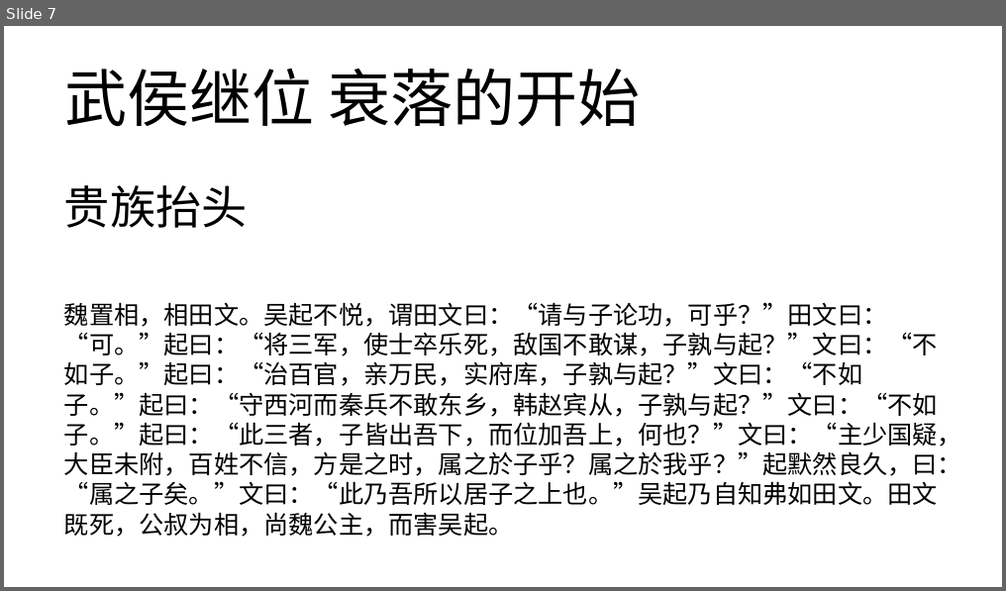
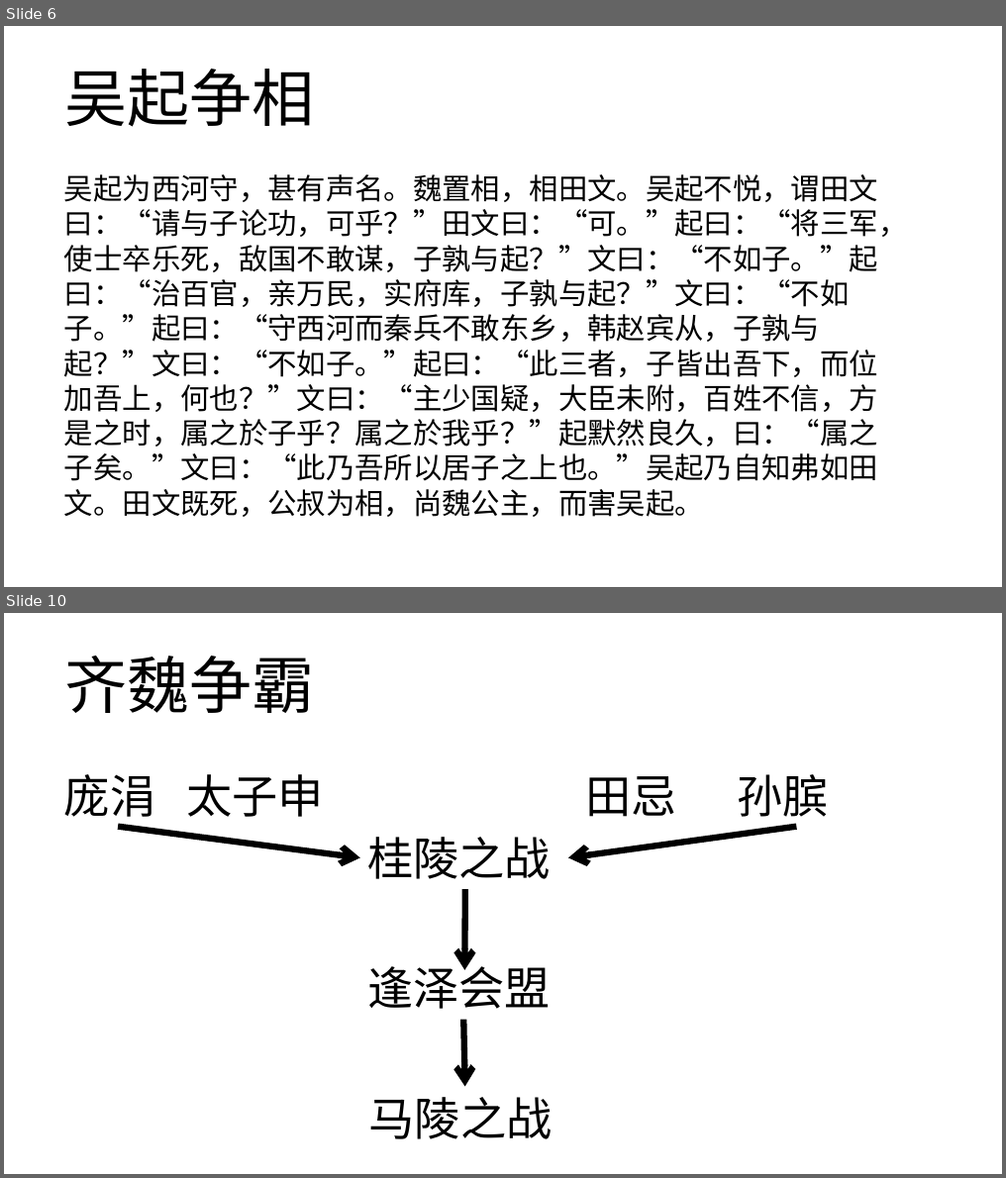
Before and after one commit to DaccPonding/learn_for_yourself, a slide deck: 阿正的分享.pptx. Shown one above the other, each under a label of ours: slide 7 before the commit, slides 6 and 10 after it; the slides between them are not shown. The pictures are 1006x591 and 1006x1178 pixels, drawn with LibreOffice and Linux fonts; fonts in the diff are those of the drawing. Boxes give left, top, right and bottom in pixels: in the first picture for what was removed or moved away, otherwise in the second. Text is boxed around its words. In the diff, an @@ line names an element or a change of style, - is before the commit and + after.

```diff
--- a/阿正的分享.pptx
+++ b/阿正的分享.pptx
@@ slide 10 added at <box>4,613,1002,1174</box>, background #FFFFFF @@
@@ title added at <box>64,656,314,713</box>, 60 pt, text #000000 @@
+齐魏争霸
@@ text added at <box>64,774,155,824</box>, 44 pt, text #000000 @@
+庞涓
@@ text added at <box>186,774,324,817</box>, 44 pt, text #000000 @@
+太子申
@@ text added at <box>586,776,677,817</box>, 44 pt, text #000000 @@
+田忌
@@ text added at <box>738,774,829,824</box>, 44 pt, text #000000 @@
+孙膑
@@ arrow added from (118, 827) to (360, 858), #000000 6 pt @@
@@ text added at <box>367,837,550,879</box>, 44 pt, text #000000 @@
+桂陵之战
@@ arrow added from (797, 827) to (568, 858), #000000 6 pt @@
@@ arrow added from (465, 889) to (465, 970), #000000 6 pt @@
@@ text added at <box>367,959,550,1009</box>, 44 pt, text #000000 @@
+逢泽会盟
@@ arrow added from (463, 1020) to (465, 1087), #000000 6 pt @@
@@ text added at <box>369,1097,552,1140</box>, 44 pt, text #000000 @@
+马陵之战
@@ what was slide 7 is now slide 6 @@
@@ slide 6 changed as well @@
@@ title at <box>64,69,314,127</box>: text changed @@
-武侯继位 衰落的开始
+吴起争相
@@ text at <box>64,174,907,517</box>: text changed; size 24 to 28 pt @@
-魏置相，相田文。吴起不悦，谓田文曰：“请与子论功，可乎？”田文曰：“可。”起曰：“将三军，使士卒乐死，敌国不敢谋，子孰与起？”文曰：“不如子。”起曰：“治百官，亲万民，实府库，子孰与起？”文曰：“不如子。”起曰：“守西河而秦兵不敢东乡，韩赵宾从，子孰与起？”文曰：“不如子。”起曰：“此三者，子皆出吾下，而位加吾上，何也？”文曰：“主少国疑，大臣未附，百姓不信，方是之时，属之於子乎？属之於我乎？”起默然良久，曰：“属之子矣。”文曰：“此乃吾所以居子之上也。”吴起乃自知弗如田文。田文既死，公叔为相，尚魏公主，而害吴起。
+吴起为西河守，甚有声名。魏置相，相田文。吴起不悦，谓田文曰：“请与子论功，可乎？”田文曰：“可。”起曰：“将三军，使士卒乐死，敌国不敢谋，子孰与起？”文曰：“不如子。”起曰：“治百官，亲万民，实府库，子孰与起？”文曰：“不如子。”起曰：“守西河而秦兵不敢东乡，韩赵宾从，子孰与起？”文曰：“不如子。”起曰：“此三者，子皆出吾下，而位加吾上，何也？”文曰：“主少国疑，大臣未附，百姓不信，方是之时，属之於子乎？属之於我乎？”起默然良久，曰：“属之子矣。”文曰：“此乃吾所以居子之上也。”吴起乃自知弗如田文。田文既死，公叔为相，尚魏公主，而害吴起。
@@ text removed at <box>64,185,248,228</box> @@
-贵族抬头
```
Also in this commit, not shown: 5 other slides changed, 5 other slides added, 1 slide removed, 1 other file.
